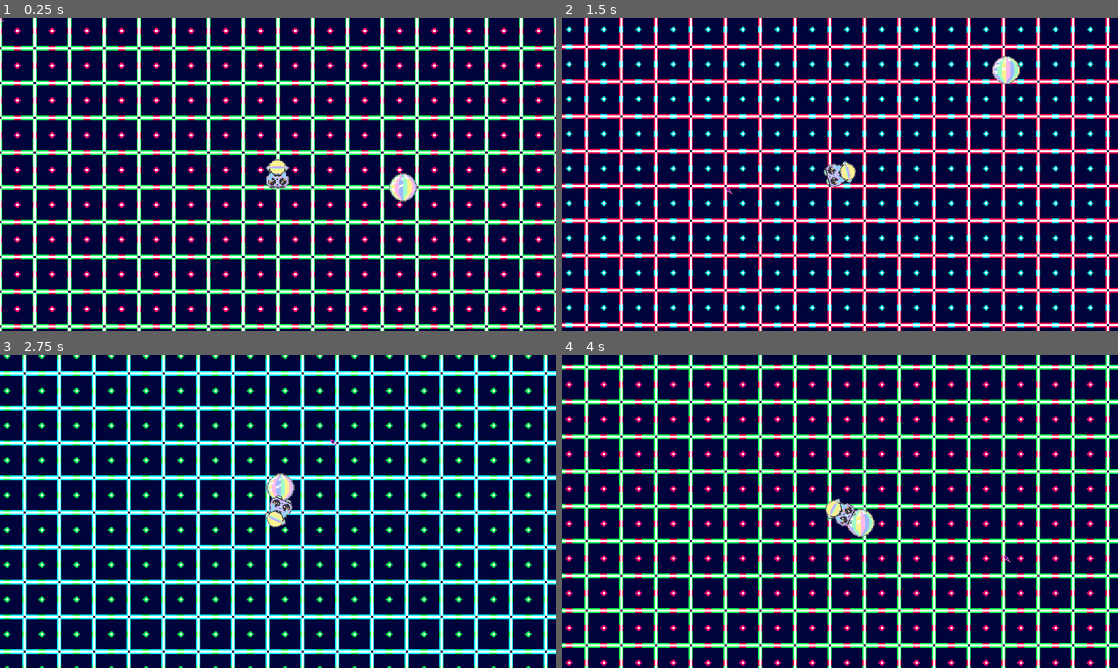
Above: before the commit, frames 1-4 (two rows, left to right).
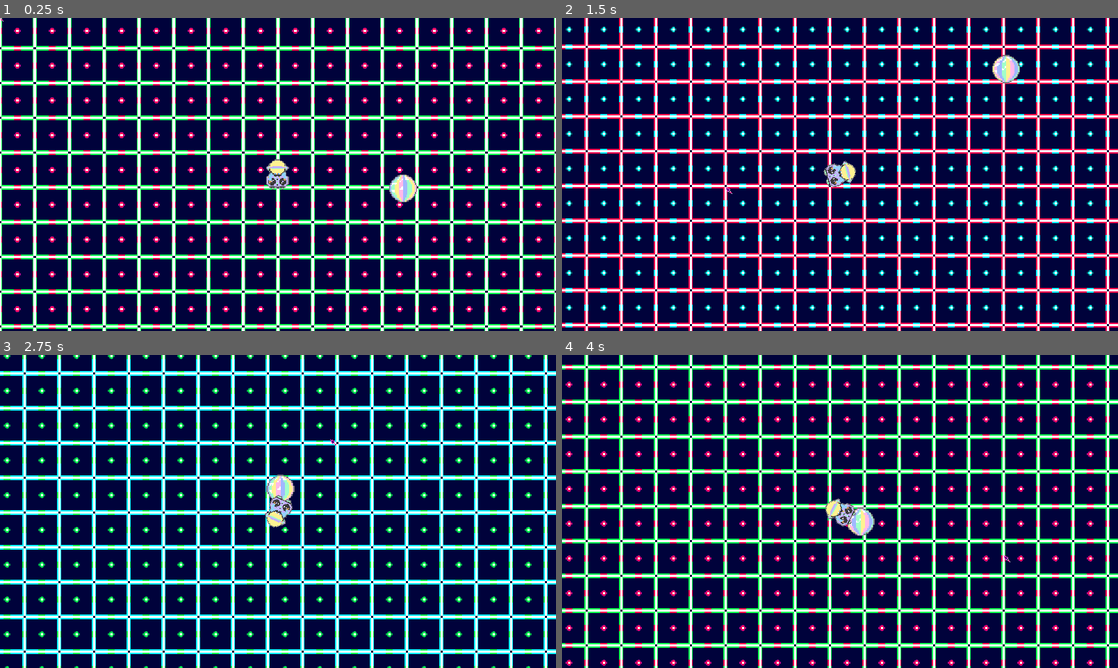
Above: after the commit, the same moments.

Repository: pong-bullet-heaven/pong-bullet-heaven
Game: Godot game, scene res://Levels/Main.tscn
Two runs of this game, one before a commit and one after it. Both use one fixed random seed, a clock stepped at 60 frames per second and the inputs below.
Inputs (mouse positions are in pixels of both pictures, inside the frame that each line leads up to):
- Up to frame 1 (0.25 s): no input
- Up to frame 2 (1.5 s): move the mouse to (962, 158) at 0.52 s; hold Right (move_right) 0.53-1.28 s; hold Space (action) 0.53-1.28 s; click (962, 158) at 0.67 s; move the mouse to (728, 190) at 1.27 s; hold Down (move_down) from 1.28 s (still down); tap Space (action) at 1.35 s
- Up to frame 3 (2.75 s): move the mouse to (333, 442) at 2.02 s; release Down (move_down) at 2.03 s; hold Right (move_right) from 2.03 s (still down); hold Space (action) from 2.03 s (still down)
- Up to frame 4 (4 s): move the mouse to (812, 574) at 2.77 s; release Right (move_right) at 2.78 s; release Space (action) at 2.78 s; hold Up (move_up) 2.78-3.53 s; tap Space (action) at 2.85 s; click (812, 574) at 2.92 s; move the mouse to (1006, 558) at 3.52 s; hold Left (move_left) from 3.53 s (still down); hold Space (action) from 3.53 s (still down)

The runs differ from the first frame. In frame 1, 0.3% of the frame differs, in the area x 70-75%, y 49-59%; in frame 2, 0.3%; in frame 3, 0.3%; in frame 4, 0.3%.

Commit message:
reduce music/sound

Diff:
--- a/Source/Ball/Ball.tscn
+++ b/Source/Ball/Ball.tscn
@@ -52,11 +52,11 @@
 [node name="AnimatedSprite" type="AnimatedSprite" parent="." groups=["ball"]]
 scale = Vector2( 2, 2 )
 frames = SubResource( 7 )
-frame = 1
 playing = true
 
 [node name="BounceSound" type="AudioStreamPlayer2D" parent="."]
 stream = ExtResource( 3 )
+volume_db = -8.0
 
 [connection signal="body_entered" from="." to="." method="_on_Ball_body_entered"]
 [connection signal="body_exited" from="." to="." method="_on_Ball_body_exited"]
--- a/Source/Player/Player.tscn
+++ b/Source/Player/Player.tscn
@@ -127,6 +127,7 @@
 [node name="BackgroundMusic" type="AudioStreamPlayer2D" parent="."]
 pause_mode = 2
 stream = ExtResource( 7 )
+volume_db = -16.0
 autoplay = true
 
 [node name="XPSound" type="AudioStreamPlayer2D" parent="."]
